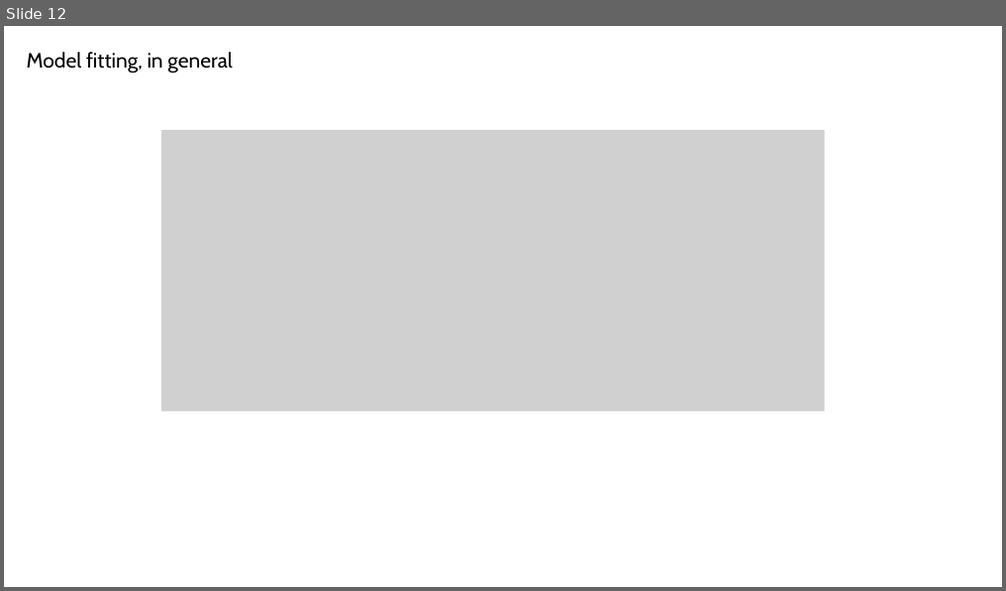
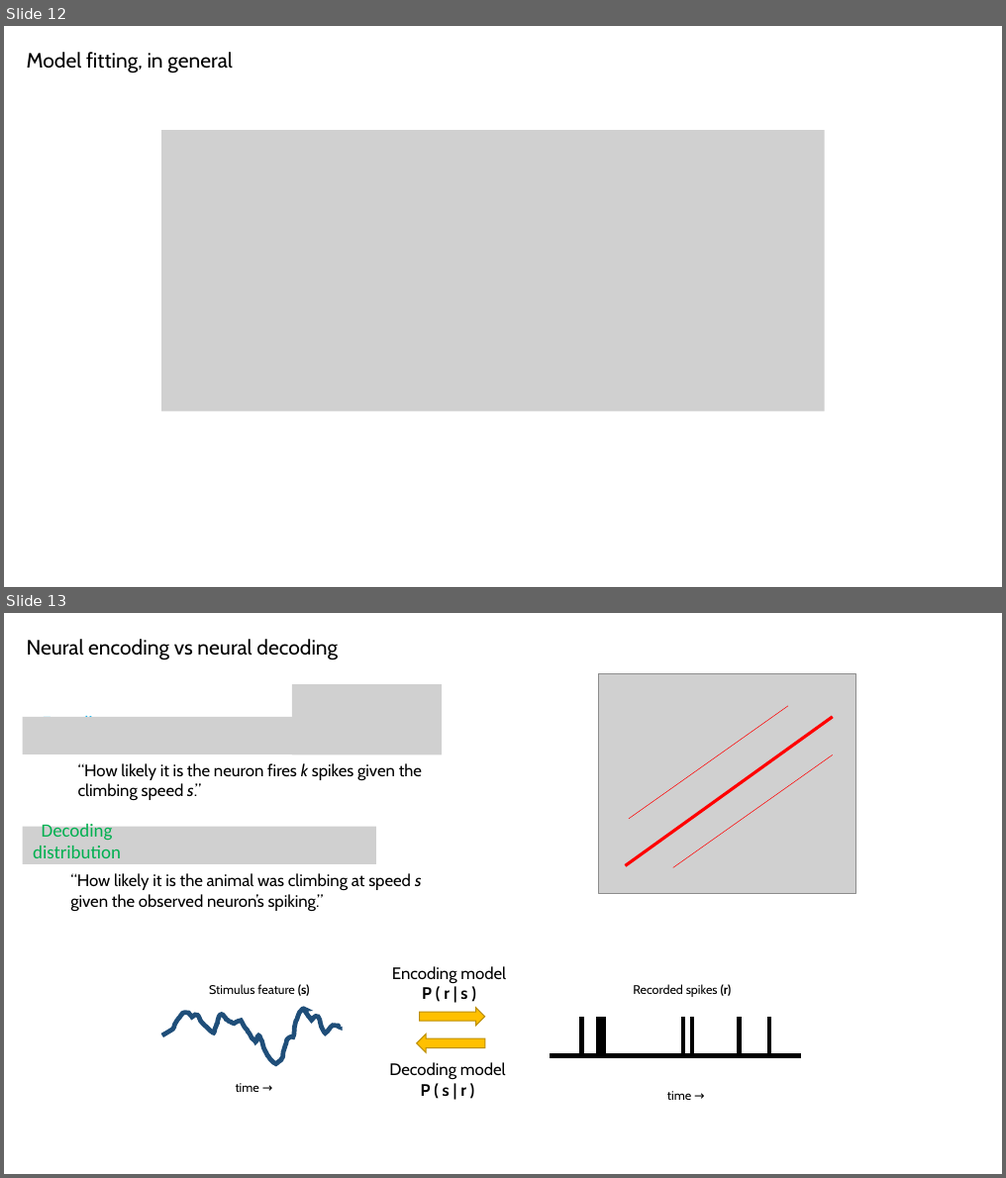
Before and after one commit to SaberaTalukder/Chen_Institute_DataSAI_for_Neuroscience, a slide deck: 07_06_22_day2_dynamical_time_series/slides/day2_practical.pptx. Shown one above the other, each under a label of ours: slide 12 before the commit, slides 12 and 13 after it. The pictures are 1006x591 and 1006x1178 pixels, drawn with LibreOffice and Linux fonts; fonts in the diff are those of the drawing; grey boxes stand for pictures. Boxes give left, top, right and bottom in pixels: in the first picture for what was removed or moved away, otherwise in the second. Text is boxed around its words. In the diff, an @@ line names an element or a change of style, - is before the commit and + after.

```diff
--- a/07_06_22_day2_dynamical_time_series/slides/day2_practical.pptx
+++ b/07_06_22_day2_dynamical_time_series/slides/day2_practical.pptx
@@ slide 13 added at box(4, 613, 1002, 1174), background #FFFFFF @@
@@ text added at box(27, 639, 338, 661), 20 pt, text #000000 @@
+Neural encoding vs neural decoding
@@ rectangle added at box(23, 700, 132, 765), fill #FFFFFF, outline #FFFFFF 1 pt, 18 pt, text #00B0F0 @@
+Encoding distribution
@@ picture added at box(292, 684, 442, 755) @@
@@ picture added at box(599, 673, 856, 893) @@
@@ picture added at box(23, 717, 377, 755) @@
@@ line added from (626, 866) to (833, 717), #FF0000 3 pt @@
@@ line added from (629, 819) to (788, 706), #FF0000 0.5 pt @@
@@ line added from (673, 867) to (833, 756), #FF0000 0.5 pt @@
@@ text added at box(78, 763, 422, 800), 16 pt, text #000000 @@
+“How likely it is the neuron fires k spikes given the climbing speed s.”
@@ picture added at box(23, 827, 377, 863) @@
@@ text added at box(33, 821, 121, 859), 18 pt, text #00B050 @@
+Decoding
+distribution
@@ text added at box(70, 873, 422, 911), 16 pt, text #000000 @@
+“How likely it is the animal was climbing at speed s given the observed neuron’s spiking.”
@@ group added at box(162, 966, 801, 1100): 8 lines, 5 texts, 1 freeform shape, 1 right arrow @@
+time →
+Stimulus feature (s)
+time →
+Recorded spikes (r)
+Encoding model
+P ( r | s )
@@ right arrow added at box(417, 1035, 485, 1054), fill #FFC000, outline #BD8E00 1 pt @@
@@ text added at box(389, 1062, 506, 1096), 16 pt, text #000000 @@
+Decoding model
+P ( s | r )
```
Also in this commit, not shown: 14 slides changed, 3 other slides added, 2 other files.
